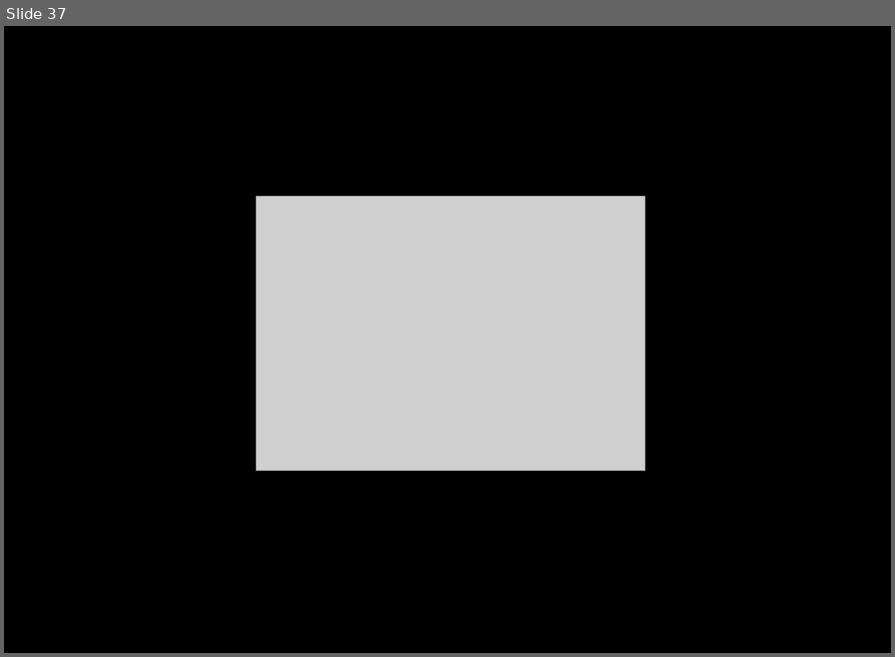
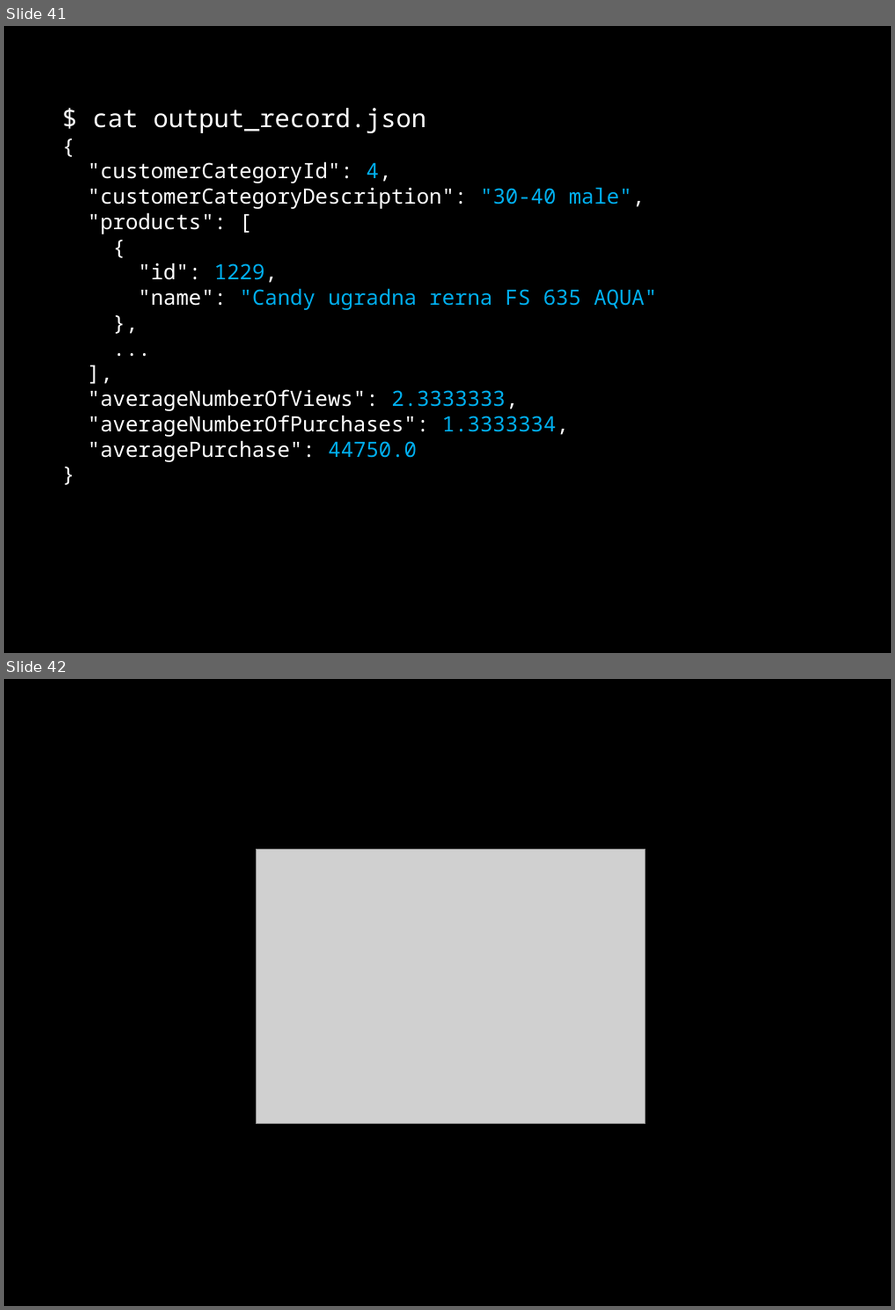
Before and after one commit to dzamurovic/coding-serbia-2014, a slide deck: coding-serbia.pptx. Shown one above the other, each under a label of ours: slide 37 before the commit, slides 41 and 42 after it. The pictures are 895x657 and 895x1310 pixels, drawn with LibreOffice and Linux fonts; fonts in the diff are those of the drawing; grey boxes stand for pictures. Boxes give left, top, right and bottom in pixels: in the first picture for what was removed or moved away, otherwise in the second. Text is boxed around its words. In the diff, an @@ line names an element or a change of style, - is before the commit and + after.

```diff
--- a/coding-serbia.pptx
+++ b/coding-serbia.pptx
@@ slide 41 added at box(4, 26, 891, 653), background #000000 @@
@@ rectangle added at box(47, 95, 854, 498), fill #000000, outline #000000 2 pt, 20 pt, text #FFFFFF @@
+$ cat output_record.json
+{
+"customerCategoryId": 4,
+"customerCategoryDescription": "30-40 male",
+"products": [
+{
+"id": 1229,
+"name": "Candy ugradna rerna FS 635 AQUA"
+},
+...
+],
+"averageNumberOfViews": 2.3333333,
+"averageNumberOfPurchases": 1.3333334,
+"averagePurchase": 44750.0
+}
@@ what was slide 37 is now slide 42 @@
```
Also in this commit, not shown: 4 slides changed, 4 other slides added.
